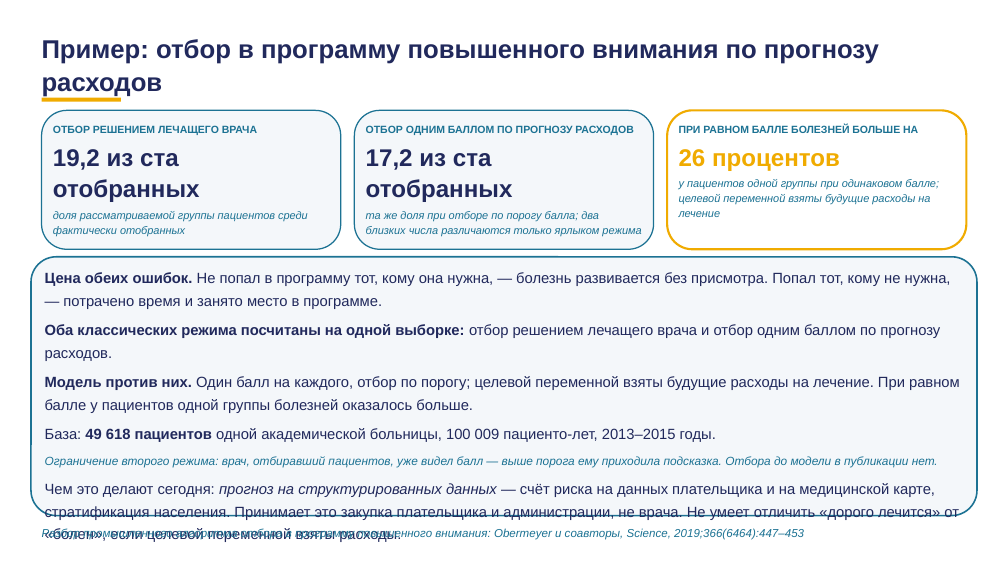
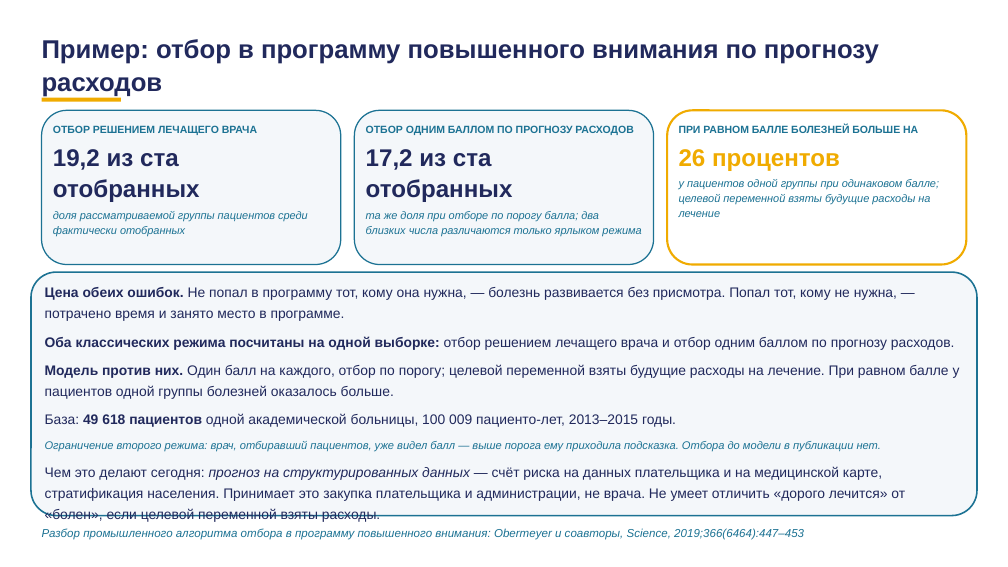
Before and after one commit to tellina-study/AI-usage-lessons, a slide deck: slide 31 of library/lectures/lec-07/rework/deck/lec-07-karkas.pptx. Drawn at 1008x567 pixels with LibreOffice and Linux fonts; fonts in the diff are those of the drawing. Boxes give left, top, right and bottom in pixels: in the first picture for what was removed or moved away, otherwise in the second. Text is boxed around its words. In the diff, an @@ line names an element or a change of style, - is before the commit and + after.

```diff
--- a/library/lectures/lec-07/rework/deck/lec-07-karkas.pptx
+++ b/library/lectures/lec-07/rework/deck/lec-07-karkas.pptx
@@ rounded rectangle: place and size @@
-rounded rectangle at <box>42,110,341,250</box>
+rounded rectangle at <box>42,110,341,265</box>
@@ rounded rectangle: place and size @@
-rounded rectangle at <box>355,110,654,250</box>
+rounded rectangle at <box>355,110,654,265</box>
@@ proportions changed in 4 elements at <box>31,272,977,516</box>, <box>42,110,341,265</box>, <box>355,110,654,265</box>, <box>668,110,967,265</box> @@
@@ rounded rectangle: place and size @@
-rounded rectangle at <box>668,110,967,250</box>
+rounded rectangle at <box>668,110,967,265</box>
@@ rounded rectangle: place and size @@
-rounded rectangle at <box>31,257,977,516</box>
+rounded rectangle at <box>31,272,977,516</box>
@@ text "Цена обеих ошибок. Не попал ...": place and size @@
-text "Цена обеих ошибок. Не попал ..." at <box>45,272,960,520</box>
+text "Цена обеих ошибок. Не попал ..." at <box>45,287,960,521</box>
@@ text "Цена обеих ошибок. Не попал ..." at <box>45,287,960,521</box>: size 14.1 to 13.2 pt in "Цена обеих ошибок. Не попал в программу ...", "Оба классических режима посчитаны на одной выборке: ...", "Модель против них. Один балл на каждого, ...", "База: 49 618 пациентов одной академической больницы, ..." and 1 more places; size 11.3 to 10.6 pt in "Ограничение второго режима: врач, отбиравший пациентов, уже ..." @@
```
Also in this commit, not shown: 8 other slides changed, 13 other files.
